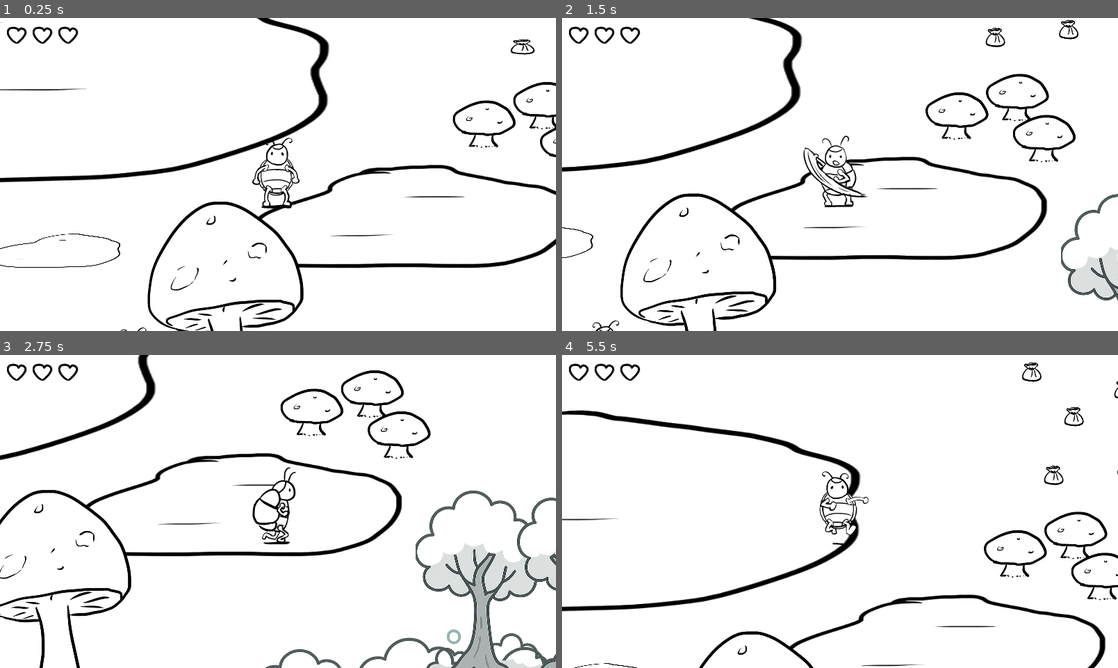
Above: before the commit, frames 1-4 (two rows, left to right).
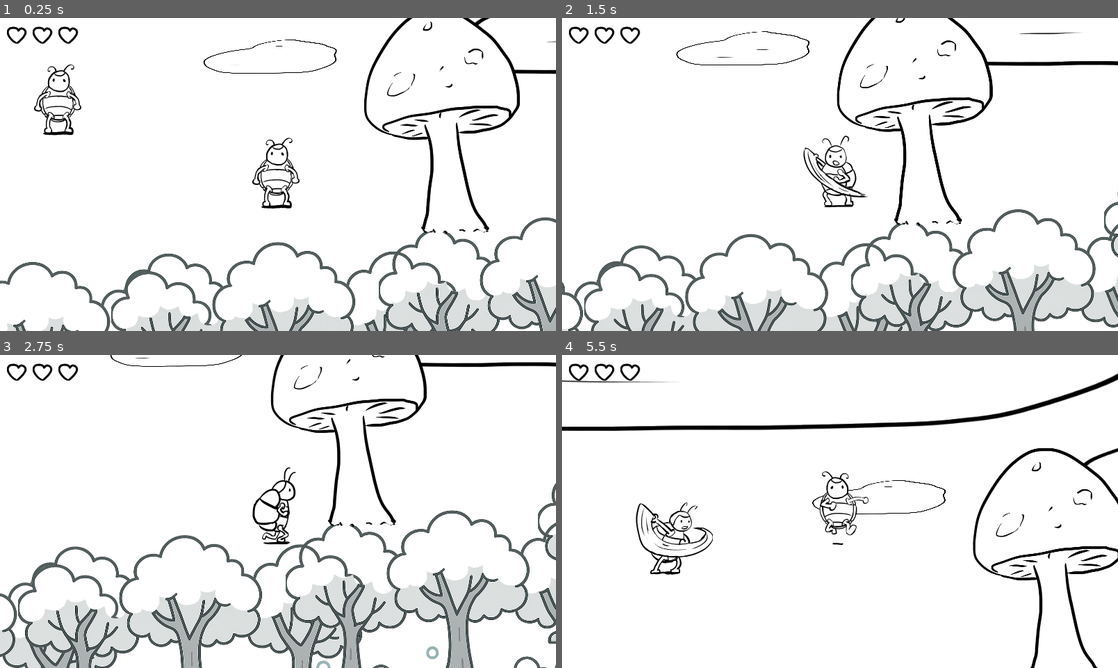
Above: after the commit, the same moments.

Repository: AlexandraMihalevschi/Game_TM_3
Game: Godot game, scene res://scenes/levels/outside2.tscn
Two runs of this game, one before a commit and one after it. Both use one fixed random seed, a clock stepped at 60 frames per second and the inputs below. This scene is started directly instead of the project's main scene.
Inputs:
- Up to frame 1 (0.25 s): no input
- Up to frame 2 (1.5 s): hold Right (move_right) 0.53-1.28 s; hold E (interact) 0.53-1.28 s; hold Down (move_down) from 1.28 s (still down); tap Ctrl (attack) at 1.35 s
- Up to frame 3 (2.75 s): tap E (interact) at 1.55 s; release Down (move_down) at 2.03 s; hold Right (move_right) from 2.03 s (still down); hold E (interact) from 2.03 s (still down)
- Up to frame 4 (5.5 s): release Right (move_right) at 2.78 s; release E (interact) at 2.78 s; hold Up (move_up) 2.78-3.53 s; tap Space (roll) at 2.85 s; tap E (interact) at 3.05, 4.55 s; hold E (interact) 3.53-4.28 s; hold Left (move_left) 3.53-5.03 s; tap Ctrl (attack) at 4.35 s; hold Down (move_down) from 5.03 s (still down); hold E (interact) from 5.03 s (still down)

The runs differ from the first frame. In frame 1, 16% of the frame differs, in the area x 0-100%, y 0-100%; in frame 2, 20%; in frame 3, 27%; in frame 4, 8.7%.

Commit message:
new branch

Diff:
--- /dev/null
+++ b/scenes/characters/BrutalHorse.tscn
@@ -0,0 +1,60 @@
+[gd_scene load_steps=6 format=3 uid="uid://dihndxp8ccslm"]
+
+[ext_resource type="Script" path="res://scenes/characters/brutal_horse.gd" id="1_xelvx"]
+[ext_resource type="Texture2D" uid="uid://bjdecdfj51g6a" path="res://textures/props/brutal_pony.png" id="2_yo4le"]
+
+[sub_resource type="Animation" id="1"]
+resource_name = "idle"
+length = 2.0
+loop_mode = 1
+tracks/0/type = "value"
+tracks/0/imported = false
+tracks/0/enabled = true
+tracks/0/path = NodePath("sprite:position")
+tracks/0/interp = 1
+tracks/0/loop_wrap = true
+tracks/0/keys = {
+"times": PackedFloat32Array(0, 1),
+"transitions": PackedFloat32Array(1, 1),
+"update": 0,
+"values": [Vector2(0.564087, 2.50995), Vector2(0.564087, 4.44937)]
+}
+tracks/1/type = "value"
+tracks/1/imported = false
+tracks/1/enabled = true
+tracks/1/path = NodePath("sprite:scale")
+tracks/1/interp = 1
+tracks/1/loop_wrap = true
+tracks/1/keys = {
+"times": PackedFloat32Array(0, 1),
+"transitions": PackedFloat32Array(1, 1),
+"update": 0,
+"values": [Vector2(1, 1), Vector2(1, 0.944064)]
+}
+
+[sub_resource type="AnimationLibrary" id="AnimationLibrary_ftf7t"]
+_data = {
+"idle": SubResource("1")
+}
+
+[sub_resource type="RectangleShape2D" id="2"]
+size = Vector2(292, 173.242)
+
+[node name="BrutalHorse" type="Area2D"]
+script = ExtResource("1_xelvx")
+
+[node name="sprite" type="Sprite2D" parent="."]
+position = Vector2(23, -51)
+scale = Vector2(0.5, 0.5)
+texture = ExtResource("2_yo4le")
+offset = Vector2(3.3446, -93.3282)
+
+[node name="anims" type="AnimationPlayer" parent="."]
+libraries = {
+"": SubResource("AnimationLibrary_ftf7t")
+}
+autoplay = "idle"
+
+[node name="trigger" type="CollisionShape2D" parent="."]
+position = Vector2(10, 74.621)
+shape = SubResource("2")
--- /dev/null
+++ b/scenes/characters/brutal_horse.gd
@@ -0,0 +1,54 @@
+extends Area2D
+
+"""
+It just wraps around a sequence of dialogs. If it contains a child node named 'Quest'
+which should be an instance of Quest.gd it'll become a quest giver and show whatever
+text Quest.process() returns
+"""
+
+var active = false
+
+@export var character_name: String = "Brutal Horse"
+@export var dialogs = ["..."] # (Array, String, MULTILINE)
+var current_dialog = 0
+
+# Called when the node enters the scene tree for the first time.
+func _ready():
+	randomize()
+	# warning-ignore:return_value_discarded
+	body_entered.connect(_on_body_entered)
+	# warning-ignore:return_value_discarded
+	body_exited.connect(_on_body_exited)
+	pass # Replace with function body.
+
+func _input(event):
+	# Bail if npc not active (player not inside the collider)
+	if not active:
+		return
+	# Bail if Dialogs singleton is showing another dialog
+	if Dialogs.active:
+		return
+	# Bail if the event is not a pressed "interact" action
+	if not event.is_action_pressed("interact"):
+		return
+
+	# If the character is a questgiver delegate getting the text
+	# to the Quest node, show it and end the function
+	if has_node("Quest"):
+		var quest_dialog = get_node("Quest").process()
+		if quest_dialog != "":
+			Dialogs.show_dialog(quest_dialog, character_name)
+			return
+
+	# If we reached here and there are generic dialogs to show, rotate among them
+	if not dialogs.is_empty():
+		Dialogs.show_dialog(dialogs[current_dialog], character_name)
+		current_dialog = wrapi(current_dialog + 1, 0, dialogs.size())
+
+func _on_body_entered(body):
+	if body is Player:
+		active = true
+
+func _on_body_exited(body):
+	if body is Player:
+		active = false
--- a/scenes/levels/Menu.tscn
+++ b/scenes/levels/Menu.tscn
@@ -1,11 +1,13 @@
-[gd_scene load_steps=5 format=2]
+[gd_scene load_steps=5 format=3 uid="uid://cnkpy0jv60hin"]
 
-[ext_resource path="res://fonts/dialog.tres" type="FontFile" id=1]
-[ext_resource path="res://textures/menu/game_title.png" type="Texture2D" id=2]
-[ext_resource path="res://textures/menu/bg.png" type="Texture2D" id=3]
-[ext_resource path="res://scenes/levels/Menu.gd" type="Script" id=4]
+[ext_resource type="FontFile" path="res://fonts/dialog.tres" id="1"]
+[ext_resource type="Texture2D" uid="uid://cb2u7ijtdnnyg" path="res://textures/menu/game_title.png" id="2"]
+[ext_resource type="Texture2D" uid="uid://ck0bibv77mxh2" path="res://textures/menu/bg.png" id="3"]
+[ext_resource type="Script" path="res://scenes/levels/Menu.gd" id="4"]
 
 [node name="Menu" type="Control"]
+layout_mode = 3
+anchors_preset = 15
 anchor_right = 1.0
 anchor_bottom = 1.0
 focus_neighbor_left = NodePath("quit")
@@ -13,23 +15,19 @@
 focus_neighbor_right = NodePath("credits")
 focus_neighbor_bottom = NodePath("new_game")
 focus_mode = 2
-script = ExtResource( 4 )
-__meta__ = {
-"_edit_use_anchors_": false
-}
+script = ExtResource("4")
 initial_level = "res://scenes/levels/Outside.tscn"
 
 [node name="BG" type="TextureRect" parent="."]
+layout_mode = 0
 anchor_right = 1.0
 anchor_bottom = 1.0
-texture = ExtResource( 3 )
-expand = true
+texture = ExtResource("3")
+expand_mode = 1
 stretch_mode = 7
-__meta__ = {
-"_edit_use_anchors_": false
-}
 
 [node name="logo" type="TextureRect" parent="."]
+layout_mode = 0
 anchor_left = 0.5
 anchor_top = 0.5
 anchor_right = 0.5
@@ -38,14 +36,12 @@
 offset_top = -185.634
 offset_right = 237.0
 offset_bottom = -5.63416
-texture = ExtResource( 2 )
-expand = true
+texture = ExtResource("2")
+expand_mode = 1
 stretch_mode = 6
-__meta__ = {
-"_edit_use_anchors_": false
-}
 
 [node name="new_game" type="Button" parent="."]
+layout_mode = 0
 anchor_left = 0.5
 anchor_top = 0.5
 anchor_right = 0.5
@@ -58,16 +54,14 @@
 focus_neighbor_top = NodePath("../quit")
 focus_neighbor_right = NodePath("../controls")
 focus_neighbor_bottom = NodePath("../continue")
-theme_override_fonts/font = ExtResource( 1 )
-theme_override_colors/font_color = Color( 0, 0, 0, 1 )
-theme_override_colors/font_hover_color = Color( 0.364706, 0.364706, 0.364706, 1 )
+theme_override_colors/font_hover_color = Color(0.364706, 0.364706, 0.364706, 1)
+theme_override_colors/font_color = Color(0, 0, 0, 1)
+theme_override_fonts/font = ExtResource("1")
 text = "New Game"
 flat = true
-__meta__ = {
-"_edit_use_anchors_": false
-}
 
 [node name="continue" type="Button" parent="."]
+layout_mode = 0
 anchor_left = 0.5
 anchor_top = 0.5
 anchor_right = 0.5
@@ -80,18 +74,16 @@
 focus_neighbor_top = NodePath("../new_game")
 focus_neighbor_right = NodePath("../controls")
 focus_neighbor_bottom = NodePath("../controls")
-theme_override_fonts/font = ExtResource( 1 )
-theme_override_colors/font_disabled_color = Color( 0.780392, 0.780392, 0.780392, 1 )
-theme_override_colors/font_color = Color( 0, 0, 0, 1 )
-theme_override_colors/font_hover_color = Color( 0.364706, 0.364706, 0.364706, 1 )
+theme_override_colors/font_disabled_color = Color(0.780392, 0.780392, 0.780392, 1)
+theme_override_colors/font_hover_color = Color(0.364706, 0.364706, 0.364706, 1)
+theme_override_colors/font_color = Color(0, 0, 0, 1)
+theme_override_fonts/font = ExtResource("1")
 disabled = true
 text = "Continue"
 flat = true
-__meta__ = {
-"_edit_use_anchors_": false
-}
 
 [node name="controls" type="Button" parent="."]
+layout_mode = 0
 anchor_left = 1.0
 anchor_top = 0.5
 anchor_right = 1.0
@@ -104,14 +96,12 @@
 focus_neighbor_top = NodePath("../continue")
 focus_neighbor_right = NodePath("../quit")
 focus_neighbor_bottom = NodePath("../new_game")
-theme_override_fonts/font = ExtResource( 1 )
+theme_override_fonts/font = ExtResource("1")
 text = "Controls"
 flat = true
-__meta__ = {
-"_edit_use_anchors_": false
-}
 
 [node name="quit" type="Button" parent="."]
+layout_mode = 0
 anchor_top = 1.0
 anchor_bottom = 1.0
 offset_left = 12.9543
@@ -122,12 +112,10 @@
 focus_neighbor_top = NodePath("../continue")
 focus_neighbor_right = NodePath("../controls")
 focus_neighbor_bottom = NodePath("../new_game")
-theme_override_fonts/font = ExtResource( 1 )
+theme_override_fonts/font = ExtResource("1")
 text = "Quit"
 flat = true
-__meta__ = {
-"_edit_use_anchors_": false
-}
+
 [connection signal="pressed" from="new_game" to="." method="_on_new_game_pressed"]
 [connection signal="pressed" from="continue" to="." method="_on_continue_pressed"]
 [connection signal="pressed" from="controls" to="." method="_on_controls_pressed"]
--- a/scenes/levels/outside2.tscn
+++ b/scenes/levels/outside2.tscn
@@ -16,6 +16,7 @@
 [ext_resource type="PackedScene" uid="uid://bycx5snr304xk" path="res://scenes/characters/Enemy.tscn" id="13_qiguf"]
 [ext_resource type="PackedScene" uid="uid://cdlubsc32hue6" path="res://scenes/items/Item.tscn" id="14_qv2ha"]
 [ext_resource type="PackedScene" uid="uid://bncf20j7xwun6" path="res://scenes/misc/tree_limiter.tscn" id="15_2dvme"]
+[ext_resource type="PackedScene" uid="uid://dihndxp8ccslm" path="res://scenes/characters/BrutalHorse.tscn" id="17_fw7j0"]
 
 [node name="Outside2" type="Node"]
 
@@ -24,57 +25,62 @@
 scale = Vector2(1, 0.524176)
 texture = ExtResource("1_kg1ln")
 
-[node name="puddle_small" type="Sprite2D" parent="."]
-position = Vector2(1200, 452)
-scale = Vector2(0.864656, 0.489121)
+[node name="puddle_small2" type="Sprite2D" parent="puddle_big"]
+position = Vector2(1702, 4419.79)
+scale = Vector2(2.28801, 2.76857)
 texture = ExtResource("2_nup0s")
 
-[node name="puddle_small2" type="Sprite2D" parent="."]
-position = Vector2(2508, 2473)
-scale = Vector2(2.28801, 1.45122)
-texture = ExtResource("2_nup0s")
-
-[node name="puddle_big2" type="Sprite2D" parent="."]
-position = Vector2(320, 506)
-scale = Vector2(1.97507, 1.18314)
-texture = ExtResource("1_kg1ln")
-
-[node name="puddle_big2" type="Sprite2D" parent="puddle_big2"]
+[node name="puddle_big2" type="Sprite2D" parent="puddle_big/puddle_small2"]
+position = Vector2(-956.288, -1355.41)
+scale = Vector2(0.863225, 0.815273)
+texture = ExtResource("1_kg1ln")
+
+[node name="puddle_big2" type="Sprite2D" parent="puddle_big/puddle_small2/puddle_big2"]
 position = Vector2(402.548, 1336.16)
 scale = Vector2(1.72215, 1.43728)
 texture = ExtResource("1_kg1ln")
 
-[node name="puddle_big2" type="Sprite2D" parent="puddle_big2/puddle_big2"]
+[node name="puddle_big2" type="Sprite2D" parent="puddle_big/puddle_small2/puddle_big2/puddle_big2"]
 position = Vector2(224.946, -777.938)
 scale = Vector2(0.464595, 0.513766)
 texture = ExtResource("1_kg1ln")
 
-[node name="puddle_big3" type="Sprite2D" parent="puddle_big2"]
+[node name="puddle_big3" type="Sprite2D" parent="puddle_big/puddle_small2/puddle_big2"]
 position = Vector2(97.6194, 804.832)
 scale = Vector2(0.915701, 0.907362)
 texture = ExtResource("1_kg1ln")
 
-[node name="puddle_big2" type="Sprite2D" parent="puddle_big2/puddle_big3"]
+[node name="puddle_big2" type="Sprite2D" parent="puddle_big/puddle_small2/puddle_big2/puddle_big3"]
 position = Vector2(546.395, 1044)
 scale = Vector2(0.29928, 0.265873)
 texture = ExtResource("1_kg1ln")
 
-[node name="puddle_big2" type="Sprite2D" parent="puddle_big2/puddle_big3/puddle_big2"]
+[node name="puddle_big2" type="Sprite2D" parent="puddle_big/puddle_small2/puddle_big2/puddle_big3/puddle_big2"]
 position = Vector2(1849.35, -3867.92)
 scale = Vector2(1.3959, 1.78859)
 texture = ExtResource("1_kg1ln")
 
-[node name="puddle_big2" type="Sprite2D" parent="puddle_big2/puddle_big3/puddle_big2/puddle_big2"]
+[node name="puddle_big2" type="Sprite2D" parent="puddle_big/puddle_small2/puddle_big2/puddle_big3/puddle_big2/puddle_big2"]
 position = Vector2(-300.441, -366.302)
 scale = Vector2(0.672092, 0.377411)
 texture = ExtResource("1_kg1ln")
+
+[node name="puddle_small" type="Sprite2D" parent="puddle_big"]
+position = Vector2(-565, 1182.33)
+scale = Vector2(0.864656, 0.933124)
+texture = ExtResource("2_nup0s")
+
+[node name="puddle_small" type="Sprite2D" parent="puddle_big/puddle_small"]
+position = Vector2(28.9132, 2375.69)
+scale = Vector2(0.968383, 0.781014)
+texture = ExtResource("2_nup0s")
 
 [node name="level" type="Node2D" parent="."]
 y_sort_enabled = true
 position = Vector2(208.024, -128.355)
 
 [node name="Jorgito" parent="level" instance=ExtResource("5_4a05x")]
-position = Vector2(1508.98, 3123.35)
+position = Vector2(5742.98, 805.355)
 character_name = "Jorgito"
 
 [node name="Quest" parent="level/Jorgito" instance=ExtResource("6_yfav0")]
@@ -84,7 +90,7 @@
 pending_text = "You forgot? I want 3 Generic Items"
 
 [node name="Character" parent="level" instance=ExtResource("7_qanbl")]
-position = Vector2(1926.98, 2577.35)
+position = Vector2(1303.98, 3135.35)
 
 [node name="flower" parent="level" instance=ExtResource("9_3tit4")]
 position = Vector2(2501.98, 982.355)
@@ -138,22 +144,26 @@
 position = Vector2(1812.98, 3199.35)
 
 [node name="mushroom_small" parent="level" instance=ExtResource("12_hpi2c")]
-position = Vector2(2697.98, 2356.35)
+position = Vector2(898.976, 1424.35)
 
 [node name="mushroom_small3" parent="level" instance=ExtResource("12_hpi2c")]
-position = Vector2(2774.98, 2474.35)
+position = Vector2(-496.024, 1738.35)
 
 [node name="mushroom_small2" parent="level" instance=ExtResource("12_hpi2c")]
-position = Vector2(2523.98, 2409.35)
+position = Vector2(-399.024, 1562.35)
 
 [node name="grass14" parent="level" instance=ExtResource("10_jncih")]
-position = Vector2(-369.359, -286.035)
+position = Vector2(2214.98, 370.355)
 
 [node name="grass15" parent="level" instance=ExtResource("10_jncih")]
-position = Vector2(-921.388, -934.964)
+position = Vector2(-574.024, 1210.35)
 
 [node name="grass16" parent="level" instance=ExtResource("10_jncih")]
-position = Vector2(-1711.26, -1401.84)
+position = Vector2(-273.024, 3129.35)
+
+[node name="BrutalHorse" parent="level" instance=ExtResource("17_fw7j0")]
+position = Vector2(1325.98, 372.355)
+dialogs = ["Hello", "heloo2"]
 
 [node name="enemy" parent="level" instance=ExtResource("13_qiguf")]
 position = Vector2(2791.98, 1186.35)
@@ -195,7 +205,7 @@
 position = Vector2(2636.78, 2137.18)
 
 [node name="Item5" parent="level" instance=ExtResource("14_qv2ha")]
-position = Vector2(2838.76, 1891.49)
+position = Vector2(-140.024, 2880.35)
 item_type = "Magic Sword"
 
 [node name="Item4" parent="level" instance=ExtResource("14_qv2ha")]
@@ -204,14 +214,14 @@
 amount = 3
 
 [node name="Item9" parent="level" instance=ExtResource("14_qv2ha")]
-position = Vector2(2953.98, 1997.35)
+position = Vector2(3300.98, 1929.35)
 
 [node name="Item8" parent="level" instance=ExtResource("14_qv2ha")]
-position = Vector2(2694.98, 1968.35)
+position = Vector2(995.976, 1608.35)
 item_type = "Magic Sword"
 
 [node name="Item7" parent="level" instance=ExtResource("14_qv2ha")]
-position = Vector2(2847.81, 2114.57)
+position = Vector2(-482.024, 951.355)
 item_type = "Coso"
 amount = 3
 
@@ -227,7 +237,7 @@
 [node name="UI" parent="." instance=ExtResource("2_ybluk")]
 
 [node name="Portal" parent="." instance=ExtResource("3_3gqm7")]
-position = Vector2(4635, 187)
+position = Vector2(5303, 306)
 script = ExtResource("4_23nfp")
 
 [node name="house_outside" type="Marker2D" parent="Portal" groups=["spawnpoints"]]
--- a/scenes/misc/DespawnFX.tscn
+++ b/scenes/misc/DespawnFX.tscn
@@ -1,34 +1,28 @@
-[gd_scene load_steps=5 format=2]
+[gd_scene load_steps=5 format=3 uid="uid://p04tf0awx6gv"]
 
-[ext_resource path="res://scenes/characters/DespawnFx.gd" type="Script" id=1]
-[ext_resource path="res://textures/pj/smoke_particle.png" type="Texture2D" id=2]
+[ext_resource type="Script" path="res://scenes/characters/DespawnFx.gd" id="1"]
+[ext_resource type="Texture2D" uid="uid://b84y1s4n0g87q" path="res://textures/pj/smoke_particle.png" id="2"]
 
-[sub_resource type="Curve" id=1]
+[sub_resource type="Curve" id="1"]
 min_value = -360.0
 max_value = 360.0
-_data = [ Vector2( 0, 1 ), 0.0, 0.0, 0, 0, Vector2( 1, 1 ), 0.0, 0.0, 0, 0 ]
+_data = [Vector2(0, 1), 0.0, 0.0, 0, 0, Vector2(1, 1), 0.0, 0.0, 0, 0]
+point_count = 2
 
-[sub_resource type="Curve" id=2]
-_data = [ Vector2( 0, 1 ), 0.0, 0.0, 0, 0, Vector2( 0.383915, 0.8806 ), -1.68353, -1.68353, 0, 0, Vector2( 1, 0.0885999 ), -0.00244711, 0.0, 0, 0 ]
+[sub_resource type="Curve" id="2"]
+_data = [Vector2(0, 1), 0.0, 0.0, 0, 0, Vector2(0.383915, 0.8806), -1.68353, -1.68353, 0, 0, Vector2(1, 0.0885999), -0.00244711, 0.0, 0, 0]
+point_count = 3
 
 [node name="despawn_fx" type="CPUParticles2D"]
-position = Vector2( 443.999, 413.999 )
+position = Vector2(443.999, 413.999)
 emitting = false
 amount = 16
 lifetime = 0.5
 one_shot = true
 explosiveness = 1.0
-texture = ExtResource( 2 )
-direction = Vector2( 0, -1 )
-gravity = Vector2( 0, 0 )
-initial_velocity = 1500.0
-initial_velocity_random = 0.5
-angular_velocity = 360.0
-angular_velocity_random = 1.0
-angular_velocity_curve = SubResource( 1 )
-linear_accel = -5000.0
-linear_accel_random = 0.2
-damping = 100.0
-scale_amount_random = 0.5
-scale_amount_curve = SubResource( 2 )
-script = ExtResource( 1 )
+texture = ExtResource("2")
+direction = Vector2(0, -1)
+gravity = Vector2(0, 0)
+angular_velocity_curve = SubResource("1")
+scale_amount_curve = SubResource("2")
+script = ExtResource("1")
--- a/scenes/misc/Healthbar.tscn
+++ b/scenes/misc/Healthbar.tscn
@@ -1,13 +1,10 @@
-[gd_scene load_steps=2 format=2]
+[gd_scene load_steps=2 format=3 uid="uid://ba4mn4j3ir6s6"]
 
-[ext_resource path="res://scenes/misc/Healthbar.gd" type="Script" id=1]
+[ext_resource type="Script" path="res://scenes/misc/Healthbar.gd" id="1"]
 
 [node name="Healthbar" type="HBoxContainer"]
 offset_left = 8.0
 offset_top = 11.0
 offset_right = 115.0
 offset_bottom = 39.0
-script = ExtResource( 1 )
-__meta__ = {
-"_edit_use_anchors_": false
-}
+script = ExtResource("1")
--- a/scenes/props/Table.tscn
+++ b/scenes/props/Table.tscn
@@ -1,16 +1,16 @@
-[gd_scene load_steps=3 format=2]
+[gd_scene load_steps=3 format=3 uid="uid://bm63xna52012q"]
 
-[ext_resource path="res://textures/props/table.png" type="Texture2D" id=1]
+[ext_resource type="Texture2D" uid="uid://dekixo364hi8q" path="res://textures/props/table.png" id="1"]
 
-[sub_resource type="RectangleShape2D" id=1]
-extents = Vector2( 435.46, 122.844 )
+[sub_resource type="RectangleShape2D" id="1"]
+size = Vector2(870.92, 245.688)
 
 [node name="table" type="StaticBody2D"]
 
 [node name="Sprite2D" type="Sprite2D" parent="."]
-texture = ExtResource( 1 )
-offset = Vector2( 0.914429, -61.8737 )
+texture = ExtResource("1")
+offset = Vector2(0.914429, -61.8737)
 
 [node name="CollisionShape2D" type="CollisionShape2D" parent="."]
-position = Vector2( 2.44107, -42.8021 )
-shape = SubResource( 1 )
+position = Vector2(2.44107, -42.8021)
+shape = SubResource("1")
Not shown: 1 places in scenes/levels/HouseInside.tscn that only renumber resources
Not shown: 1 places in scenes/levels/outside2.tscn that only renumber resources
Not shown: 1 places in scenes/misc/UI.tscn that only renumber resources
Binary file added: textures/props/brutal_pony.png
Not shown, added: textures/props/brutal_pony.png.import
